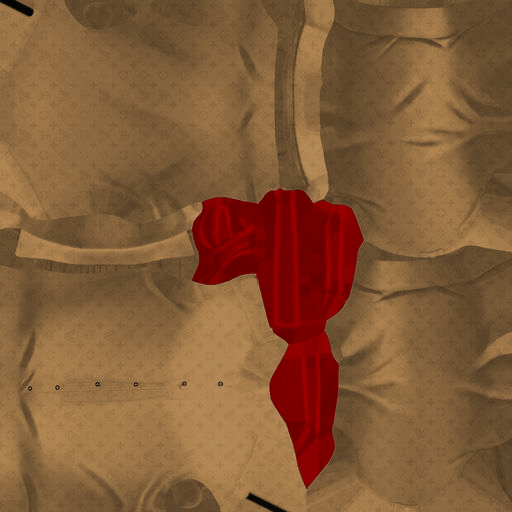
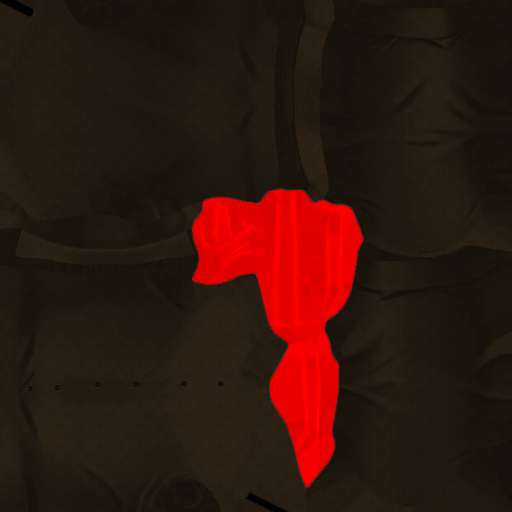
The second 512 × 512 image is a revision of the first. Changes to its layers:
pixels changed over left=0, top=0, right=512, bottom=512 (layer not identified)
